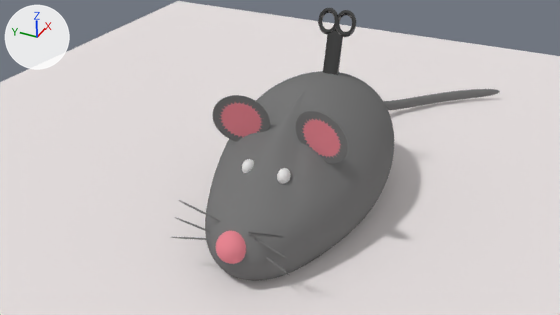
What one commit did to the Blender file Projekt/01-Model/SK_Maus.blend.
Camera for both pictures: the file's camera 'Camera'. The axes (+X, +Y, +Z) are drawn at upper left. The lights are the same throughout.

Objects in the first picture: 'Maus', 'Plane'.
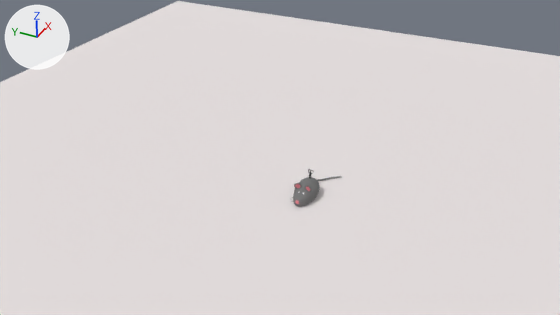
Where the change shows, as pixel boxes [x1, y1, x2, y2] in the pictures (560 x 315 px):
'Maus', rescaled (85% narrower, 86% shorter)
    before: [171, 8, 500, 281]
    after: [292, 169, 342, 207]

What changed in the scene script:
```text
Change ob_maus:
    ob_maus.scale: (1.69, 1.0, 1.0) -> (0.251, 0.149, 0.149)
```
